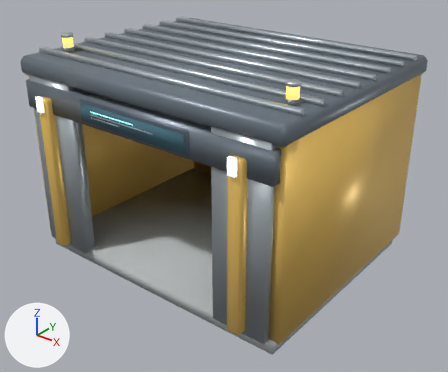
What one commit did to the glTF model assets/structures/control_center_enhanced.glb.
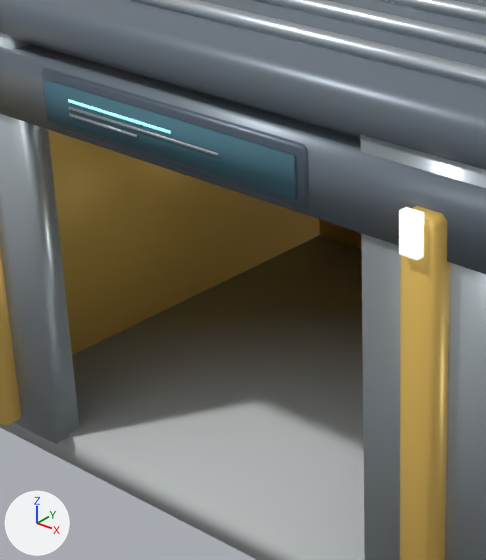
There are two pictures of each version: one whole from a 50 mm camera at (6.37, -7.96, 6.15) aimed at (0.22, -0.27, 1.38), one close up on the part from 14% to 59% of the width and 19% to 81% of the height. The lights are fixed; the arrows at lower left show +X, +Y and +Z. The first two pictures are the older version. Where no turn or scale is listed for an object, it has been applied to the vertices.

The scene before the commit, as lines of its bpy script (objects in view):
```python
ob_body_black = bpy.data.objects.new('Body_black', me_body_black)
ob_body_black.location = (0.0, 0.0, 0.0)
ob_frontframe_steel = bpy.data.objects.new('FrontFrame_steel', me_frontframe_steel)
ob_frontframe_steel.location = (0.0, 0.0, 0.0)
ob_screengraphics_glow = bpy.data.objects.new('ScreenGraphics_glow', me_screengraphics_glow)
ob_screengraphics_glow.location = (0.0, 0.0, 0.0)
ob_screengraphics_steel = bpy.data.objects.new('ScreenGraphics_steel', me_screengraphics_steel)
ob_screengraphics_steel.location = (0.0, 0.0, 0.0)
ob_signscreen_screen = bpy.data.objects.new('SignScreen_screen', me_signscreen_screen)
ob_signscreen_screen.location = (0.0, 0.0, 0.0)
# also in view: 'Foundation_concrete' at (0.0, 0.0, 0.13); 'Lamp_ink' at (0.0, -2.3, 2.95); 'RoofRib_steel' at (0.0, 0.0, 3.64); 'Header_dark' at (0.0, -2.0, 3.0); 'Roof_dark' at (0.0, 0.0, 3.45)
```
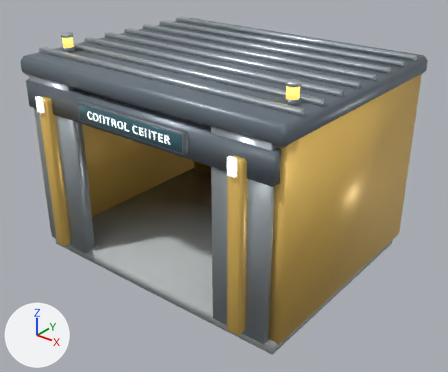
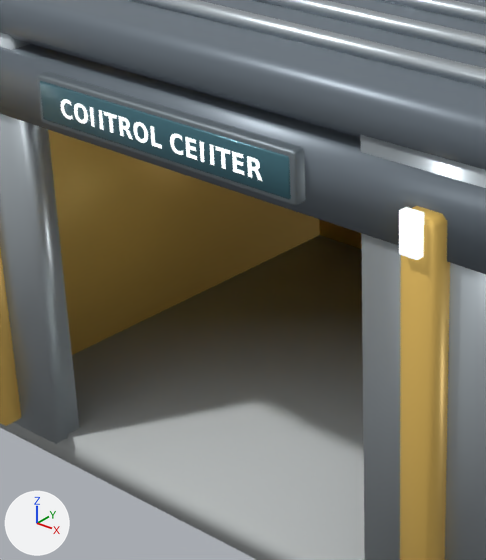
What differs and where, as boxes (x1, y1, x2, y2) in the close-ups (486 x 560 px):
'SignScreen_screen', deleted (cyan)
    before: (44, 80, 297, 200)
'SignPlate_glass', added (cyan)
    after: (40, 81, 291, 199)
'Body_black', deleted
    before: (42, 68, 309, 209)
'ScreenMount_frame', added
    after: (37, 71, 306, 205)
'TypeLabel_white', added
    after: (61, 99, 262, 181)
'ScreenGraphics_steel', deleted
    before: (69, 106, 219, 156)
'ScreenGraphics_glow', deleted
    before: (68, 99, 171, 134)

What the commit changed:
Material 'white' (mat_white) is new.
Its base color is (0.906, 0.941, 0.929) (white #f4f8f7).
Its roughness is 0.38.
Its emission color is (0.679, 0.706, 0.697) (light grey #d7dbd9).
Its emission strength is 1.0.
Material 'glass' (mat_glass) is new.
Its base color is (0.0627, 0.173, 0.216) (cyan #477380).
Its metallic is 0.28.
Its roughness is 0.2.
Material 'frame' (mat_frame) is new.
Its base color is (0.224, 0.267, 0.294) (grey #828d94).
Its metallic is 0.65.
Its roughness is 0.49.
Mesh me_typelabel_white is new.
It has 268 vertices, 246 faces and spans x -0.86..0.86, y -2.25, z 2.94..3.07.
It uses material mat_white (white #f4f8f7, glowing light grey #d7dbd9).
Mesh me_signplate_glass is new.
It has 24 vertices, 44 faces and spans x -1.06..1.06, y -2.24..-2.2, z 2.88..3.14.
It uses material mat_glass (cyan #477380).
Mesh me_screenmount_frame is new.
It has 56 vertices, 108 faces and spans x -1.1..1.1, y -2.23..-2.09, z 2.84..3.17.
It uses material mat_frame (grey #828d94).
Object 'Body_black' (ob_body_black) is deleted.
Object 'SignScreen_screen' (ob_signscreen_screen) is deleted.
Object 'ScreenGraphics_glow' (ob_screengraphics_glow) is deleted.
Object 'ScreenGraphics_steel' (ob_screengraphics_steel) is deleted.
Object 'TypeLabel_white' (ob_typelabel_white) is new; it shows me_typelabel_white.
Its location is (0.0, 0.0, 0.0).
Object 'SignPlate_glass' (ob_signplate_glass) is new; it shows me_signplate_glass.
Its location is (0.0, 0.0, 0.0).
Object 'ScreenMount_frame' (ob_screenmount_frame) is new; it shows me_screenmount_frame.
Its location is (0.0, 0.0, 0.0).
